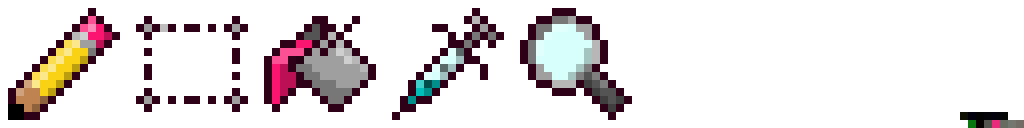
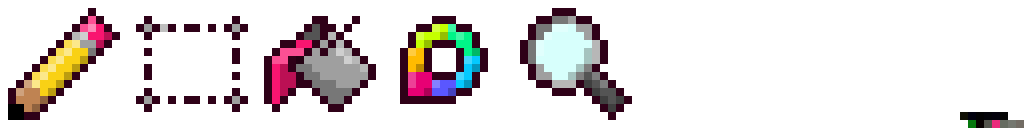
Before/after of a 1024 x 128 layered artwork. What changed in the layer stack:
added group "pick color wheel" with 4 layers above "pick easle" over [400, 16, 488, 112]
added layer "' #18" (25%) in group "pick color wheel" over [408, 24, 480, 96]
added layer "' #19" in group "pick color wheel" over [400, 16, 488, 104]
renamed "pick copy" to "pick syringe", hid the group it (4 layers) over [392, 8, 504, 120]
